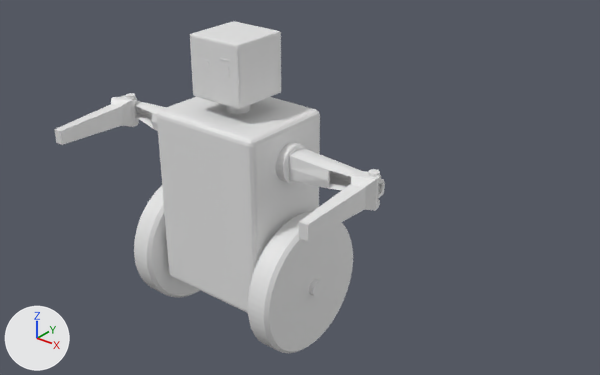
Renders of the Blender file Assets/Blend/LilBot.blend from each side of a commit.
One viewpoint serves both versions: a 50 mm camera at (2.59, -2.76, 2.63) aimed at (0.26, 0.15, 0.83). Arrows for +X, +Y and +Z are at lower left; the lights stay in place.

Names of what the first picture shows: 'LilBot'.
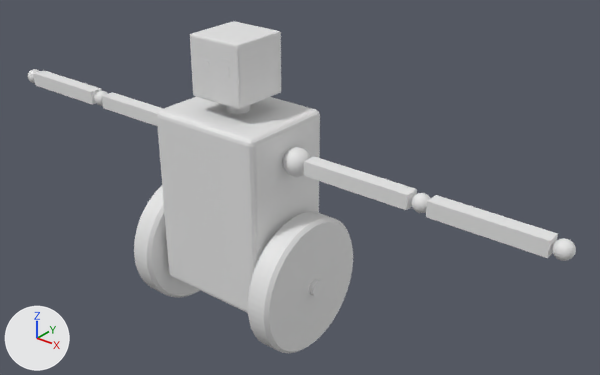
Not drawn themselves, but carrying or shaping drawn objects: ob_rarm, ob_rforearm, ob_rupperarm, ob_lupperarm, ob_lforearm.

Boxes [x1, y1, x2, y2] around the edits, measured in the pictures (600 x 375 px):
'LilBot', reshaped, moved (65% wider): before [54, 21, 385, 353]; after [28, 21, 576, 353]

The change, as a list of edits to the scene's bpy script:
```text
Change col_lilbot:
    remove col_lilbot.objects.link(ob_eyebrows)
    remove col_lilbot.objects.link(ob_reyebrow)
    remove col_lilbot.objects.link(ob_leyebrow)
    add col_lilbot.objects.link(ob_body)
    remove col_lilbot.objects.link(ob_rarmballjoint)
    remove col_lilbot.objects.link(ob_rarmupperarm)
    remove col_lilbot.objects.link(ob_rarmjoint)
    remove col_lilbot.objects.link(ob_rarmforearm)
    add col_lilbot.objects.link(ob_rforearm)
    add col_lilbot.objects.link(ob_rhand)
    add col_lilbot.objects.link(ob_rupperjoint)
    add col_lilbot.objects.link(ob_rupperarm)
    add col_lilbot.objects.link(ob_rmiddlejoint)
    remove col_lilbot.objects.link(ob_larmforearm)
    remove col_lilbot.objects.link(ob_larmjoint)
    remove col_lilbot.objects.link(ob_larmupperarm)
    remove col_lilbot.objects.link(ob_larmballjoint)
    remove col_lilbot.objects.link(ob_body)
    add col_lilbot.objects.link(ob_lupperarm)
    add col_lilbot.objects.link(ob_lmiddlejoint)
    add col_lilbot.objects.link(ob_lupperjoint)
    add col_lilbot.objects.link(ob_lforearm)
    add col_lilbot.objects.link(ob_lhand)
    add col_lilbot.objects.link(ob_reyebrow)
    add col_lilbot.objects.link(ob_leyebrow)
Change ob_rarm:
    ob_rarm.location: (-0.314, 0.0, 1.035) -> (-0.317, 0.0, 1.035)
Remove ob_rarmballjoint:
    ob_rarmballjoint = bpy.data.objects.new('RArmBallJoint', me_sphere_000)
Remove ob_rarmupperarm:
    ob_rarmupperarm = bpy.data.objects.new('RArmUpperArm', me_cylinder_003)
Remove ob_rarmjoint:
    ob_rarmjoint = bpy.data.objects.new('RArmJoint', me_cylinder_000)
Remove ob_rarmforearm:
    ob_rarmforearm = bpy.data.objects.new('RArmForearm', me_cube_002)
Remove ob_larmforearm:
    ob_larmforearm = bpy.data.objects.new('LArmForearm', me_cube_005)
Remove ob_larmjoint:
    ob_larmjoint = bpy.data.objects.new('LArmJoint', me_cylinder_007)
Remove ob_larmupperarm:
    ob_larmupperarm = bpy.data.objects.new('LArmUpperArm', me_cylinder_006)
Remove ob_larmballjoint:
    ob_larmballjoint = bpy.data.objects.new('LArmBallJoint', me_sphere_002)
Add ob_rhand:
    ob_rhand = bpy.data.objects.new('RHand', me_sphere_005)  # a UV sphere (32 segments, 16 rings, poles along y) spanning x -0.0425..0.0425, y -0.0425..0.0425, z -0.0425..0.0425
    ob_rhand.parent = ob_rforearm
    ob_rhand.location = (-1.666, 0.0, 1.046)
    ob_rhand.rotation_euler = (1.571, 0.0, 0.0)  # degrees (90, 0, 0)
Add ob_rforearm:
    ob_rforearm = bpy.data.objects.new('RForeArm', me_cylinder_003_1)  # a box spanning x -0.578..-0.043, y -0.038..0.038, z -0.037..0.037
    ob_rforearm.parent = ob_rarm
    ob_rforearm.location = (-1.043, 0.0113, 1.035)
Add ob_rupperarm:
    ob_rupperarm = bpy.data.objects.new('RUpperArm', me_cylinder_000_1)  # a box spanning x -0.625..-0.07, y -0.036..0.036, z -0.037..0.037
    ob_rupperarm.parent = ob_rarm
    ob_rupperarm.location = (-0.367, 0.0113, 1.035)
Add ob_rmiddlejoint:
    ob_rmiddlejoint = bpy.data.objects.new('RMiddleJoint', me_sphere_002_1)  # a UV sphere (32 segments, 16 rings, poles along y) spanning x -0.0425..0.0425, y -0.0425..0.0425, z -0.0425..0.0425
    ob_rmiddlejoint.parent = ob_rupperarm
    ob_rmiddlejoint.location = (-1.04, 0.0, 1.046)
    ob_rmiddlejoint.rotation_euler = (1.571, 0.0, 0.0)  # degrees (90, 0, 0)
Add ob_lforearm:
    ob_lforearm = bpy.data.objects.new('LForeArm', me_cylinder_008)  # a box spanning x 0.043..0.578, y -0.038..0.038, z -0.037..0.037
    ob_lforearm.parent = ob_larm
    ob_lforearm.location = (1.04, 0.0113, 1.035)
Add ob_lupperarm:
    ob_lupperarm = bpy.data.objects.new('LUpperArm', me_cylinder_005)  # a box spanning x 0.07..0.625, y -0.036..0.036, z -0.037..0.037
    ob_lupperarm.parent = ob_larm
    ob_lupperarm.location = (0.363, 0.0113, 1.035)
Add ob_lupperjoint:
    ob_lupperjoint = bpy.data.objects.new('LUpperJoint', me_sphere)  # a UV sphere (32 segments, 16 rings, poles along y) spanning x -0.0688..0.0688, y -0.0688..0.0688, z -0.0688..0.0688
    ob_lupperjoint.parent = ob_larm
    ob_lupperjoint.location = (0.363, 0.0113, 1.035)
Add ob_lhand:
    ob_lhand = bpy.data.objects.new('LHand', me_sphere_003)  # a UV sphere (32 segments, 16 rings, poles along y) spanning x -0.0425..0.0425, y -0.0425..0.0425, z -0.0425..0.0425
    ob_lhand.parent = ob_lforearm
    ob_lhand.location = (1.662, 0.0, 1.046)
    ob_lhand.rotation_euler = (1.571, 0.0, 0.0)  # degrees (90, 0, 0)
Add ob_rupperjoint:
    ob_rupperjoint = bpy.data.objects.new('RUpperJoint', me_sphere_004)  # a UV sphere (32 segments, 16 rings, poles along y) spanning x -0.0688..0.0688, y -0.0688..0.0688, z -0.0688..0.0688
    ob_rupperjoint.parent = ob_rarm
    ob_rupperjoint.location = (-0.367, 0.0113, 1.035)
Add ob_lmiddlejoint:
    ob_lmiddlejoint = bpy.data.objects.new('LMiddleJoint', me_sphere_001)  # a UV sphere (32 segments, 16 rings, poles along y) spanning x -0.0425..0.0425, y -0.0425..0.0425, z -0.0425..0.0425
    ob_lmiddlejoint.parent = ob_lupperarm
    ob_lmiddlejoint.location = (1.037, 0.0, 1.046)
    ob_lmiddlejoint.rotation_euler = (1.571, 0.0, 0.0)  # degrees (90, 0, 0)
```
